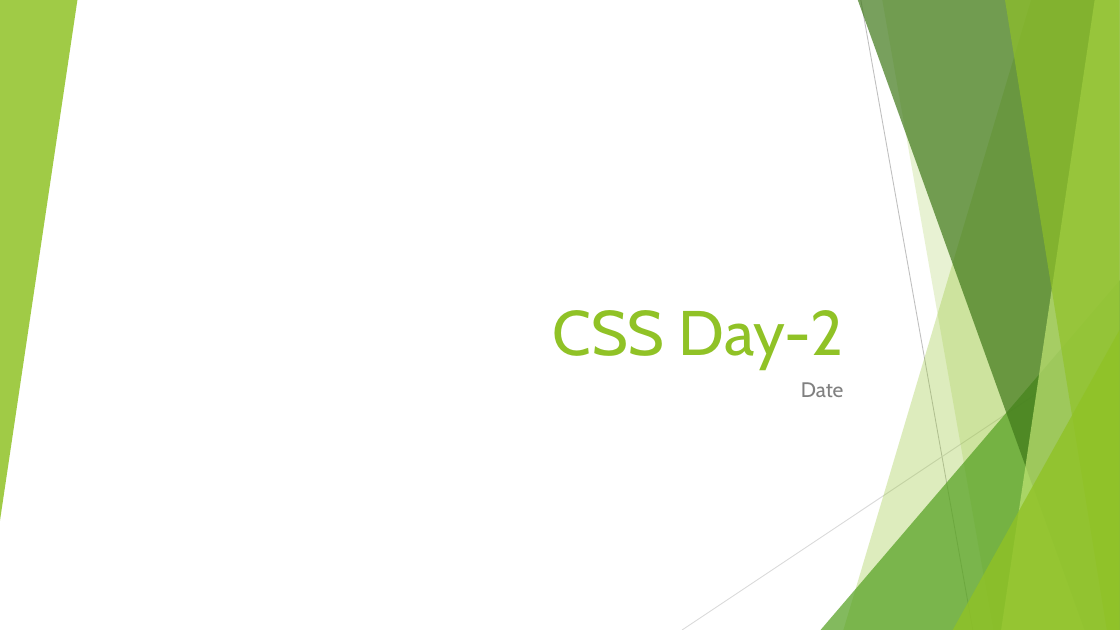
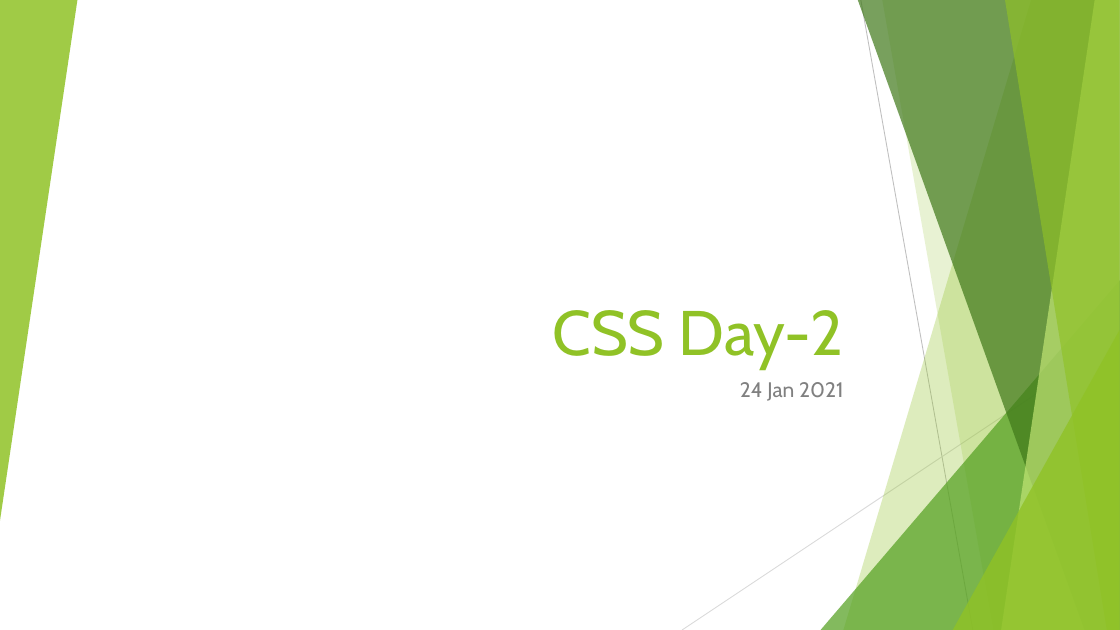
Before and after one commit to Amritpal2001/Day2_CSS, a slide deck: slide 1 of css.pptx. Drawn at 1120x630 pixels with LibreOffice and Linux fonts; fonts in the diff are those of the drawing. Boxes give left, top, right and bottom in pixels: in the first picture for what was removed or moved away, otherwise in the second. Text is boxed around its words. In the diff, an @@ line names an element or a change of style, - is before the commit and + after.

```diff
--- a/css.pptx
+++ b/css.pptx
@@ subtitle at [740, 382, 843, 401]: text changed @@
-Date
+24 Jan 2021
```
Also in this commit, not shown: 3 other slides changed, 8 other files.
